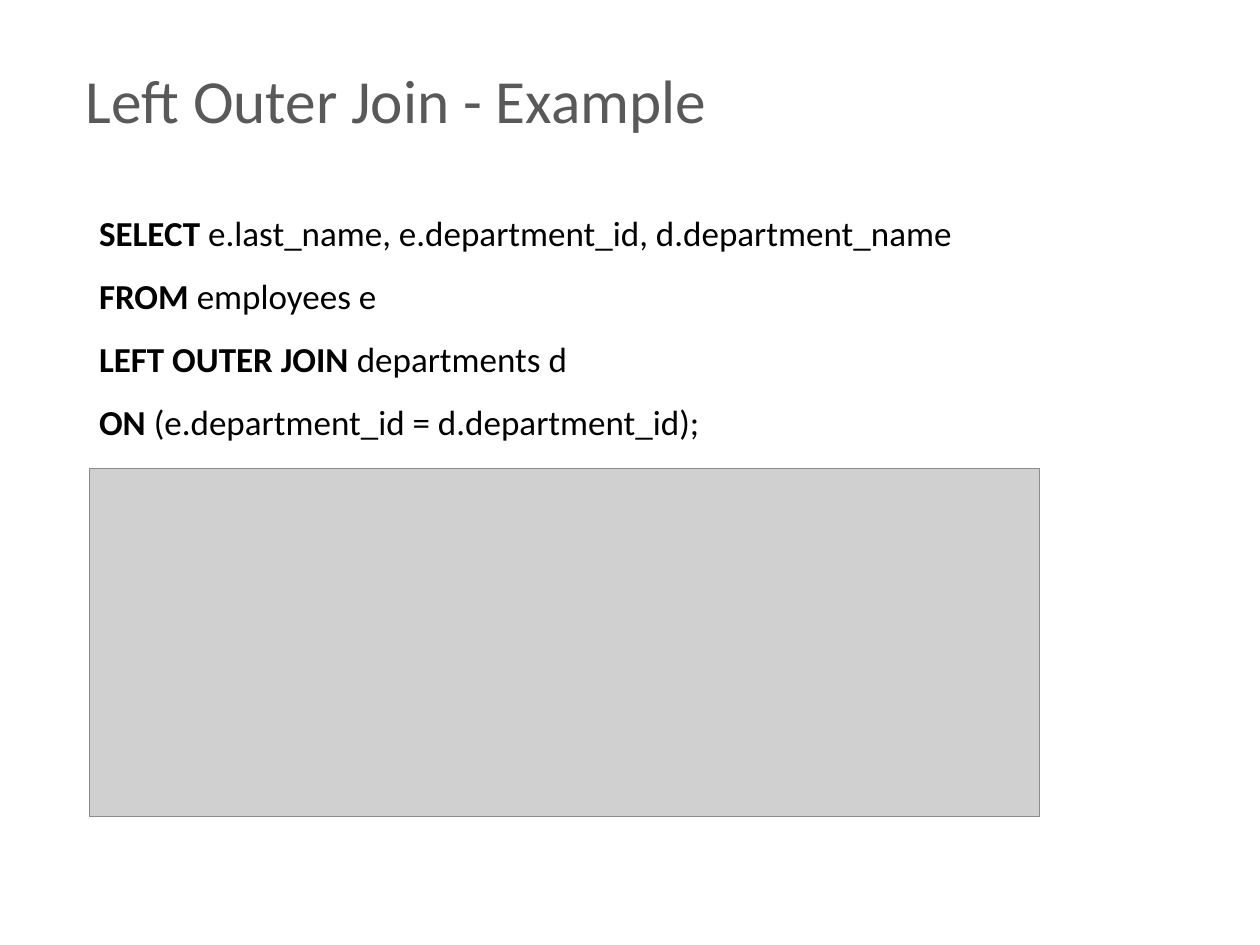
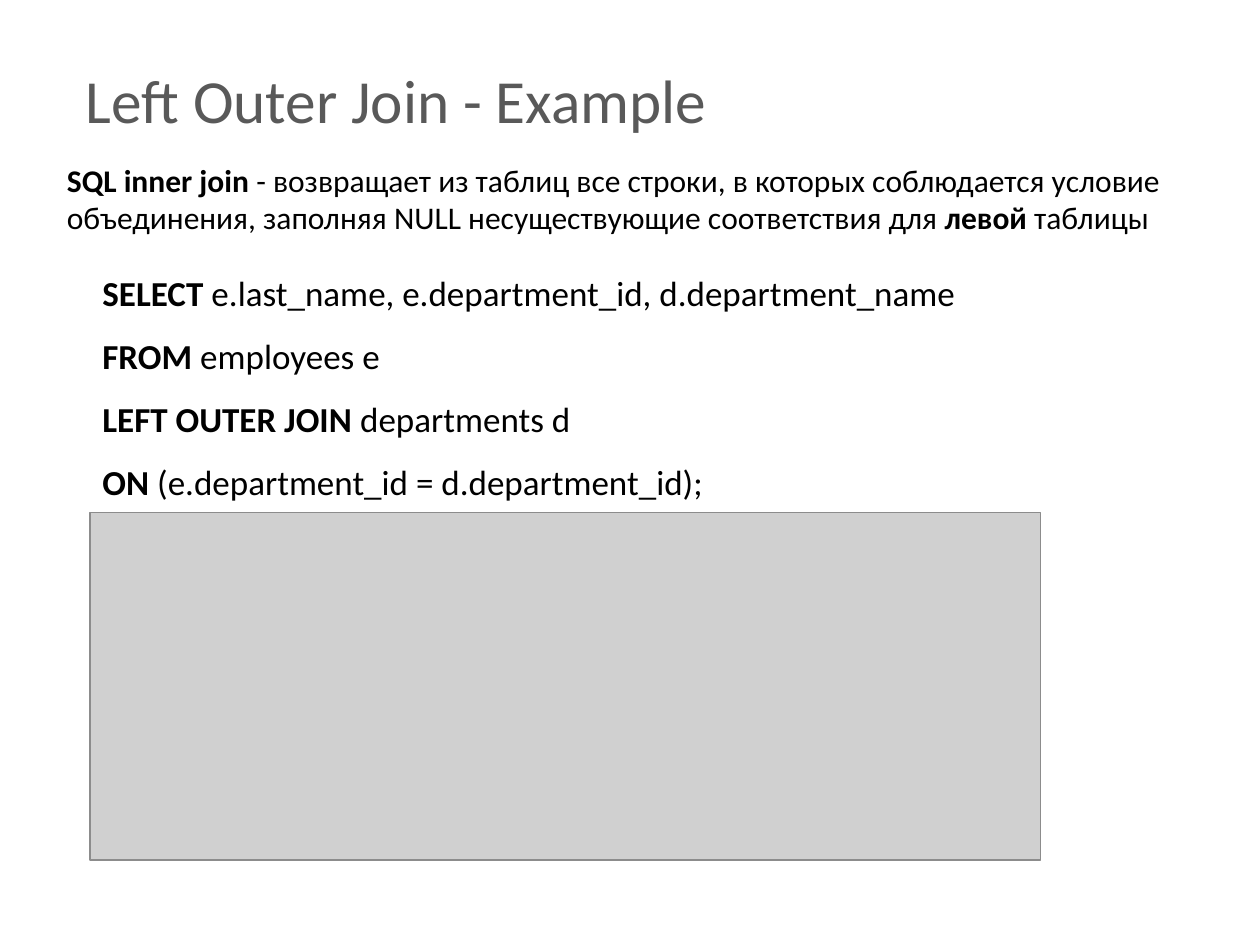
Before and after one commit to BigRacer/swtesting, a slide deck: slide 36 of 7.SQL Intro/SQL.pptx (slide 35 before the commit). Drawn at 1260x945 pixels with LibreOffice and Linux fonts; fonts in the diff are those of the drawing; grey boxes stand for pictures; background and template pictures are left out. Boxes give left, top, right and bottom in pixels: in the first picture for what was removed or moved away, otherwise in the second. Text is boxed around its words. In the diff, an @@ line names an element or a change of style, - is before the commit and + after.

```diff
--- a/7.SQL Intro/SQL.pptx
+++ b/7.SQL Intro/SQL.pptx
@@ text added at box(67, 170, 1160, 235), 18 pt, text #000000 @@
+SQL inner join - возвращает из таблиц все строки, в которых соблюдается условие объединения, заполняя NULL несуществующие соответствия для левой таблицы
@@ text "SELECT e.last_name, e.department_id, d.department_name": place and size @@
-text "SELECT e.last_name, e.department_id, d.department_name" at box(99, 221, 951, 441)
+text "SELECT e.last_name, e.department_id, d.department_name" at box(102, 281, 954, 501)
@@ picture: place and size @@
-picture at box(89, 469, 1040, 816)
+picture at box(89, 512, 1040, 859)
```
Also in this commit, not shown: 8 other slides changed, 1 slide added, 9 other files.
